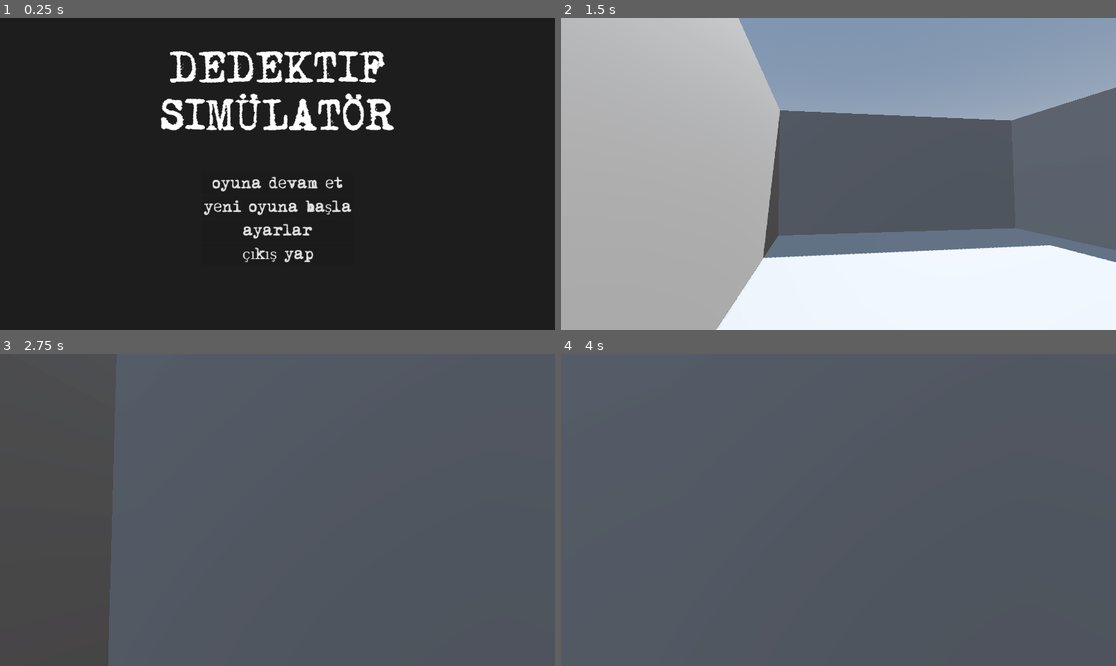
Above: before the commit, frames 1-4 (two rows, left to right).
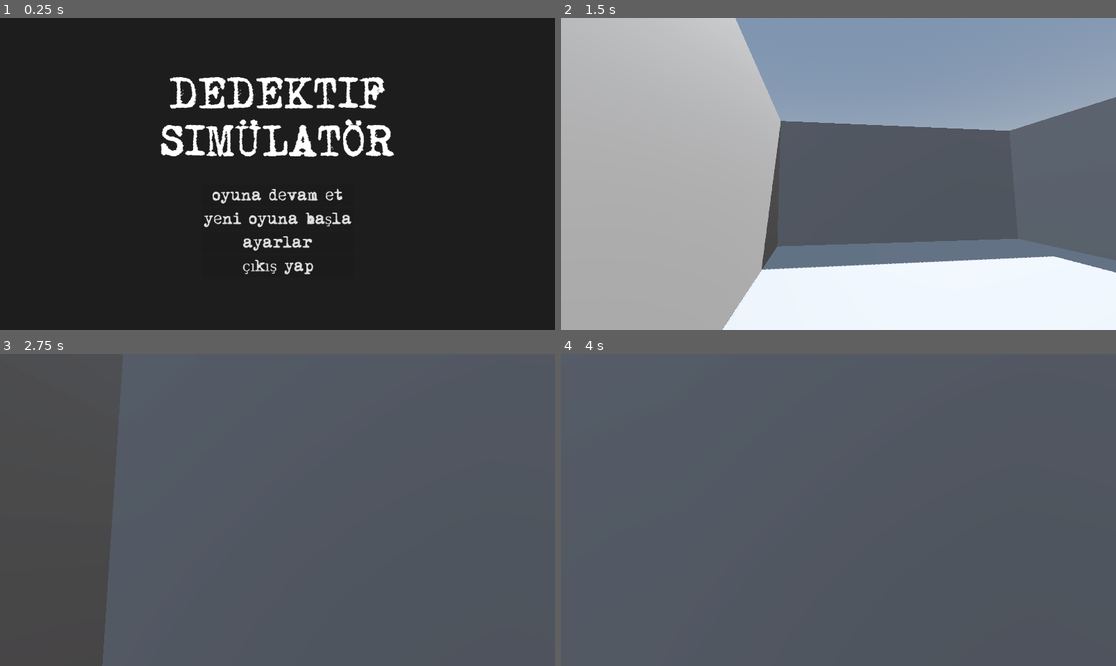
Above: after the commit, the same moments.

Repository: alperenozdnc/alnestan
Game: Godot game, scene res://scenes/main_menu.tscn
The game is run twice, just before and just after one commit, with the same random seed, the same clock (stepped at 60 frames per second) and the same inputs.
Inputs (mouse positions are in pixels of both pictures, inside the frame that each line leads up to):
- Up to frame 1 (0.25 s): no input
- Up to frame 2 (1.5 s): click "oyuna devam et" at 0.5 s; tap Enter (ui_accept) at 1.25 s; move the mouse to (866, 174) at 1.27 s; hold W (move_forward) from 1.28 s (still down); click (866, 174) at 1.42 s
- Up to frame 3 (2.75 s): keep holding W (move_forward); tap Enter (ui_accept) at 1.52, 2.27 s; move the mouse to (249, 510) at 2.02 s
- Up to frame 4 (4 s): keep holding W (move_forward); move the mouse to (849, 503) at 2.77 s; tap Enter (ui_accept) at 3.5, 3.77 s; move the mouse to (832, 516) at 3.52 s; click (832, 516) at 3.67 s

The runs differ from the first frame. In frame 1, 8.7% of the frame differs, in the area x 28-72%, y 10-83%; in frame 2, 7.0%; in frame 3, 0.3%; in frame 4, less than 0.1%.

Commit message:
style(game): aspect ratio agnostic centering

Diff:
--- a/source/scenes/main_menu.tscn
+++ b/source/scenes/main_menu.tscn
@@ -26,18 +26,25 @@
 grow_vertical = 2
 color = Color(0.1148968, 0.11489681, 0.1148968, 1)
 
-[node name="AspectRatioContainer" type="AspectRatioContainer" parent="."]
+[node name="AspectRatioContainer3" type="VBoxContainer" parent="."]
 layout_mode = 1
-anchors_preset = 5
+anchors_preset = 8
 anchor_left = 0.5
+anchor_top = 0.5
 anchor_right = 0.5
+anchor_bottom = 0.5
 offset_left = -243.0
-offset_top = 57.0
+offset_top = -196.5
 offset_right = 243.0
-offset_bottom = 252.0
+offset_bottom = 196.5
 grow_horizontal = 2
+grow_vertical = 2
+theme_override_constants/separation = 40
 
-[node name="title" type="Label" parent="AspectRatioContainer"]
+[node name="AspectRatioContainer" type="AspectRatioContainer" parent="AspectRatioContainer3"]
+layout_mode = 2
+
+[node name="title" type="Label" parent="AspectRatioContainer3/AspectRatioContainer"]
 layout_mode = 2
 theme_override_fonts/font = ExtResource("1_l6cm7")
 theme_override_font_sizes/font_size = 80
@@ -47,40 +54,29 @@
 vertical_alignment = 1
 uppercase = true
 
-[node name="AspectRatioContainer2" type="AspectRatioContainer" parent="."]
-layout_mode = 1
-anchors_preset = 7
-anchor_left = 0.5
-anchor_top = 1.0
-anchor_right = 0.5
-anchor_bottom = 1.0
-offset_left = -159.0
-offset_top = -329.0
-offset_right = 159.0
-offset_bottom = -135.0
-grow_horizontal = 2
-grow_vertical = 0
+[node name="AspectRatioContainer2" type="AspectRatioContainer" parent="AspectRatioContainer3"]
+layout_mode = 2
 
-[node name="button_container" type="VBoxContainer" parent="AspectRatioContainer2"]
+[node name="button_container" type="VBoxContainer" parent="AspectRatioContainer3/AspectRatioContainer2"]
 layout_mode = 2
 size_flags_horizontal = 4
 size_flags_vertical = 8
 
-[node name="button_continue" type="Button" parent="AspectRatioContainer2/button_container"]
+[node name="button_continue" type="Button" parent="AspectRatioContainer3/AspectRatioContainer2/button_container"]
 unique_name_in_owner = true
 layout_mode = 2
 theme_override_fonts/font = ExtResource("1_l6cm7")
 theme_override_font_sizes/font_size = 30
 text = "oyuna devam et"
 
-[node name="button_new_game" type="Button" parent="AspectRatioContainer2/button_container"]
+[node name="button_new_game" type="Button" parent="AspectRatioContainer3/AspectRatioContainer2/button_container"]
 unique_name_in_owner = true
 layout_mode = 2
 theme_override_fonts/font = ExtResource("1_l6cm7")
 theme_override_font_sizes/font_size = 30
 text = "yeni oyuna başla"
 
-[node name="button_settings" type="Button" parent="AspectRatioContainer2/button_container"]
+[node name="button_settings" type="Button" parent="AspectRatioContainer3/AspectRatioContainer2/button_container"]
 unique_name_in_owner = true
 layout_mode = 2
 theme_override_fonts/font = ExtResource("1_l6cm7")
@@ -88,7 +84,7 @@
 text = "ayarlar"
 script = SubResource("GDScript_l6cm7")
 
-[node name="button_exit" type="Button" parent="AspectRatioContainer2/button_container"]
+[node name="button_exit" type="Button" parent="AspectRatioContainer3/AspectRatioContainer2/button_container"]
 unique_name_in_owner = true
 layout_mode = 2
 theme_override_fonts/font = ExtResource("1_l6cm7")
